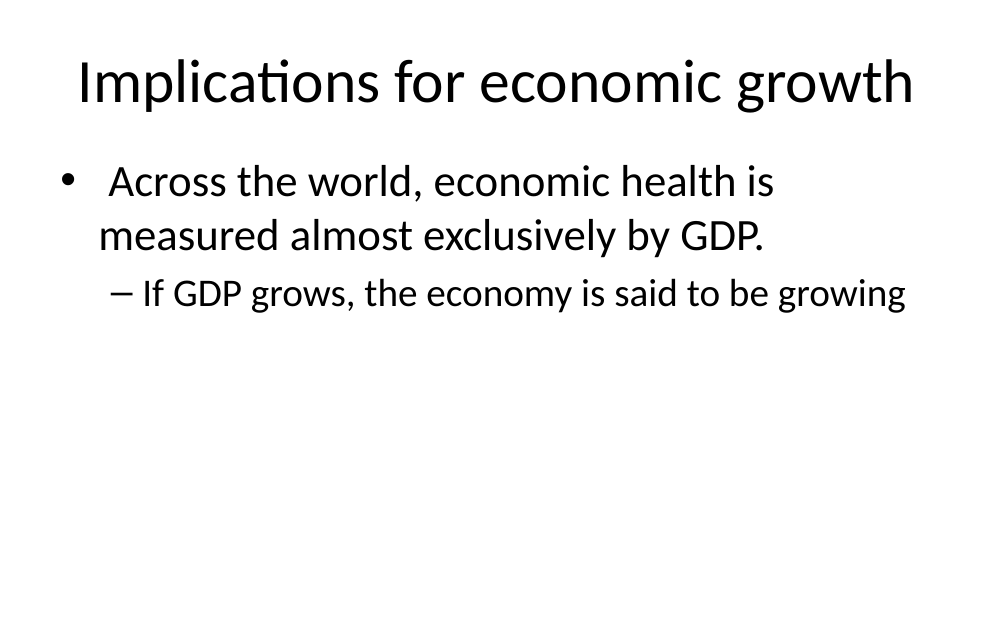
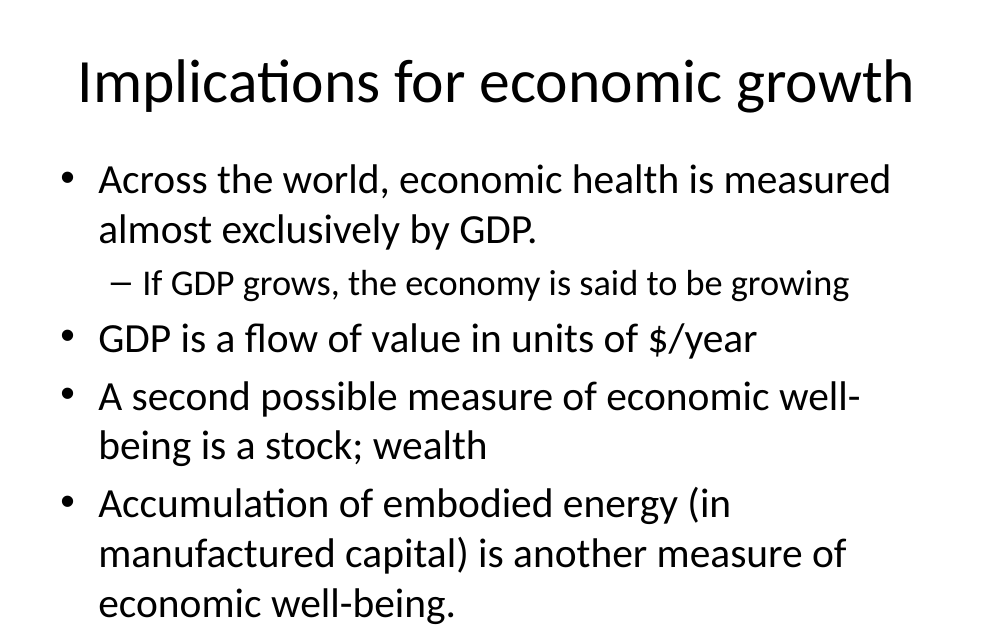
Before and after one commit to MatthewHeun/Dynamic-IO-Modeling, a slide deck: slide 17 of Book_launch/Book_launch_MCD_v2.pptx. Drawn at 1008x630 pixels with LibreOffice and Linux fonts; fonts in the diff are those of the drawing. Boxes give left, top, right and bottom in pixels: in the first picture for what was removed or moved away, otherwise in the second. Text is boxed around its words. In the diff, an @@ line names an element or a change of style, - is before the commit and + after.

Commit message:
book launch slides with implications

```diff
--- a/Book_launch/Book_launch_MCD_v2.pptx
+++ b/Book_launch/Book_launch_MCD_v2.pptx
@@ text at (x1=98, y1=164, x2=892, y2=302): size 32 to 29.6 pt in "Across the world, economic health is measured ..."; size 28 to 25.9 pt in "If GDP grows, the economy is said ..." @@
@@ text at (x1=98, y1=323, x2=861, y2=574): paragraphs added @@
+• GDP is a flow of value in units of $/year
+• A second possible measure of economic well-being is a stock; wealth
+• Accumulation of embodied energy (in manufactured capital) is another measure of economic well-being.
```
Also in this commit, not shown: 3 other slides changed, 6 slides added.
